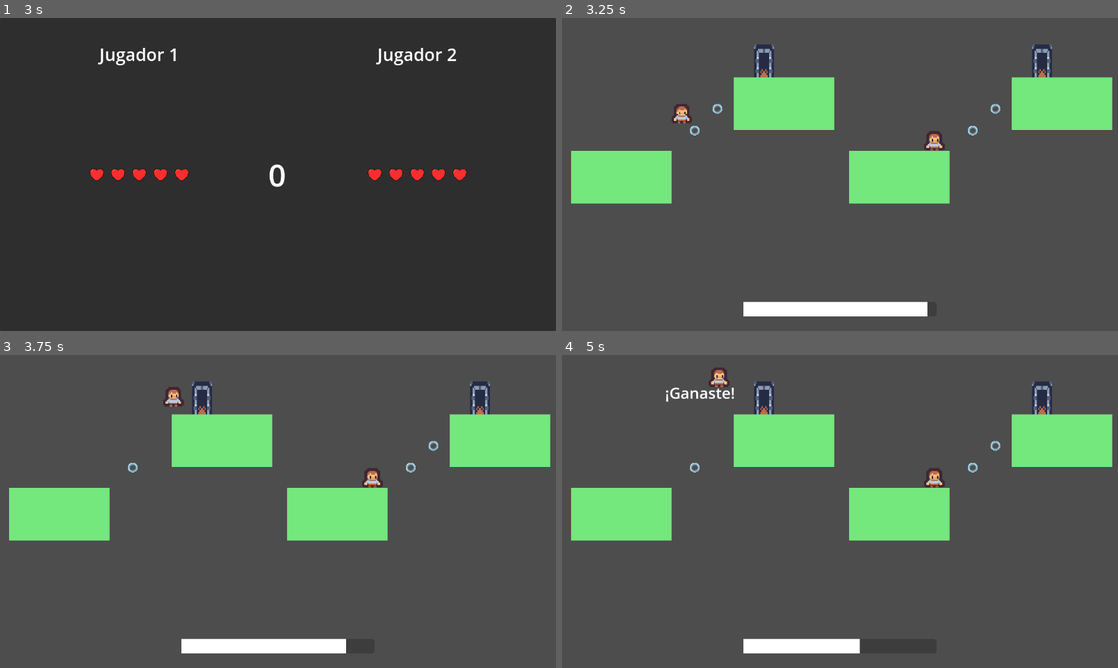
Above: before the commit, frames 1-4 (two rows, left to right).
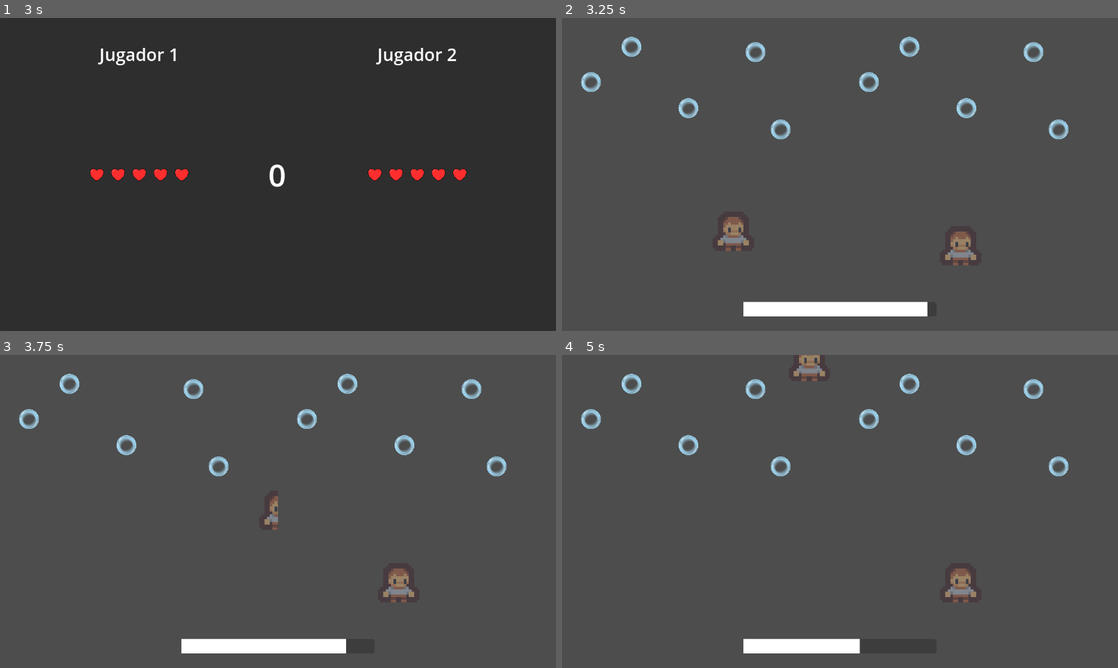
Above: after the commit, the same moments.

Repository: pablo4licante/gamejam-25
Game: Godot game, scene res://escenas/managers/main.tscn
Two runs of this game, one before a commit and one after it. Both use one fixed random seed, a clock stepped at 60 frames per second and the inputs below.
Inputs:
- Up to frame 1 (3 s): tap Enter at 0.5, 2 s; hold F (1_action) 0.53-1.28 s; hold D (1_right) 0.53-2.03 s; tap W (1_up) at 0.77, 0.8, 1.07, 1.35, 1.52, 1.82, 2.3 s; tap Space at 1.25 s; tap F (1_action) at 1.55, 2.85 s; hold A (1_left) 2.03-2.78 s; hold F (1_action) 2.03-2.78 s; hold D (1_right) from 2.78 s (still down)
- Up to frame 2 (3.25 s): keep holding D (1_right); tap W (1_up) at 3.02 s
- Up to frame 3 (3.75 s): keep holding D (1_right); tap W (1_up) at 3.32 s; hold W (1_up) from 3.53 s (still down)
- Up to frame 4 (5 s): release D (1_right) at 4.28 s; release W (1_up) at 4.28 s; hold A (1_left) from 4.28 s (still down); tap F (1_action) at 4.35 s; tap W (1_up) at 4.52, 4.82 s

Frame 1 is identical in both runs. In frame 2, 15% of the frame differs, in the area x 1-99%, y 6-80%; in frame 3, 15%; in frame 4, 15%, in the area x 1-99%, y 0-80%.

Commit message:
Disparos

Diff:
--- a/escenas/entidades/cursor_dispara.gd
+++ b/escenas/entidades/cursor_dispara.gd
@@ -9,10 +9,10 @@
 
 @onready var area_2d = $Area2D as Area2D
 
-#@onready var bridge = $"../Bridge"
+@onready var bridge = $"../Bridge"
 
 func _input(ev):
-	if Input.is_action_pressed("1_action"):
+	if bridge.is_pressed("action"):
 		check_bubble()
 
 func _ready():
@@ -21,8 +21,8 @@
 
 
 func _process(delta):
-	var x_movement = Input.get_action_strength("1_right") - Input.get_action_strength("1_left")
-	var y_movement = Input.get_action_strength("1_down") - Input.get_action_strength("1_up")
+	var x_movement = bridge.get_strength("right") - bridge.get_strength("left")
+	var y_movement = bridge.get_strength("down") - bridge.get_strength("up")
 	velocity.x = x_movement * WALK_SPEED
 	velocity.y = y_movement * WALK_SPEED
 	move_and_slide()
@@ -34,7 +34,6 @@
 	colliding_bodies.erase(body)
 
 func check_bubble():
-	print("miro")
 	if colliding_bodies.size() > 0:
 		colliding_bodies[0].queue_free()
 		burbuja_died.emit()
--- a/escenas/managers/main.gd
+++ b/escenas/managers/main.gd
@@ -25,6 +25,7 @@
 var niveles = {			# Tipo Victoria
 	"test2": [0],
 	#"test": [0],
+	"dispara_1": [1],
 	"escena_plataformas_1": [1]
 }
 var nivel_tipo_victoria = 0
@@ -162,8 +163,6 @@
 	pass
 
 func buscar_bridge(node) -> Node2D:
-	print(node.name)
-
 	if node.name == "Bridge" or node.name == "BridgeDouble":
 		return node
 	else:
--- a/escenas/niveles/dispara_1.gd
+++ b/escenas/niveles/dispara_1.gd
@@ -2,7 +2,9 @@
 
 @onready var burbujas = $Burbujas
 @onready var cursor_dispara = $Cursor_dispara
+
 @onready var label = $Label
+@onready var bridge = $Bridge
 
 func _ready():
 	cursor_dispara.burbuja_died.connect(on_burbuja_died)
@@ -13,4 +15,4 @@
 		print("HAS GANADO")
 		label.text = "¡Ganaste!"
 		cursor_dispara.queue_free() #quitar
-		pass #bridge.finished = true
+		bridge.finished = true
--- a/escenas/niveles/dispara_1.tscn
+++ b/escenas/niveles/dispara_1.tscn
@@ -1,11 +1,14 @@
-[gd_scene load_steps=4 format=3 uid="uid://vj0golyr06lc"]
+[gd_scene load_steps=5 format=3 uid="uid://8k7jikydyfan"]
 
-[ext_resource type="PackedScene" uid="uid://ciqljjbjkqo2m" path="res://escenas/entidades/objetivo_burbuja.tscn" id="1_g6lxu"]
+[ext_resource type="PackedScene" path="res://escenas/entidades/objetivo_burbuja.tscn" id="1_g6lxu"]
 [ext_resource type="Script" path="res://escenas/niveles/dispara_1.gd" id="1_ro2gb"]
-[ext_resource type="PackedScene" uid="uid://bodn7uskalwok" path="res://escenas/entidades/cursor_dispara.tscn" id="2_yigsh"]
+[ext_resource type="PackedScene" uid="uid://wls1xt3tgwv" path="res://escenas/managers/bridge.tscn" id="2_og4dl"]
+[ext_resource type="PackedScene" path="res://escenas/entidades/cursor_dispara.tscn" id="2_yigsh"]
 
 [node name="Dispara1" type="Node"]
 script = ExtResource("1_ro2gb")
+
+[node name="Bridge" parent="." instance=ExtResource("2_og4dl")]
 
 [node name="Cursor_dispara" parent="." instance=ExtResource("2_yigsh")]
 position = Vector2(250, 469)
--- a/escenas/niveles/escena_plataformas_1.tscn
+++ b/escenas/niveles/escena_plataformas_1.tscn
@@ -92,7 +92,6 @@
 [node name="PlataformaBurbuja2" parent="." instance=ExtResource("2_d7bcf")]
 position = Vector2(227, 429)
 
-
 [node name="Label" type="Label" parent="."]
 offset_left = 104.0
 offset_top = 75.0
--- a/main.tscn
+++ /dev/null
@@ -1,3 +0,0 @@
-[gd_scene format=3 uid="uid://ceh1gtstwdudh"]
-
-[node name="Node2D" type="Node2D"]
